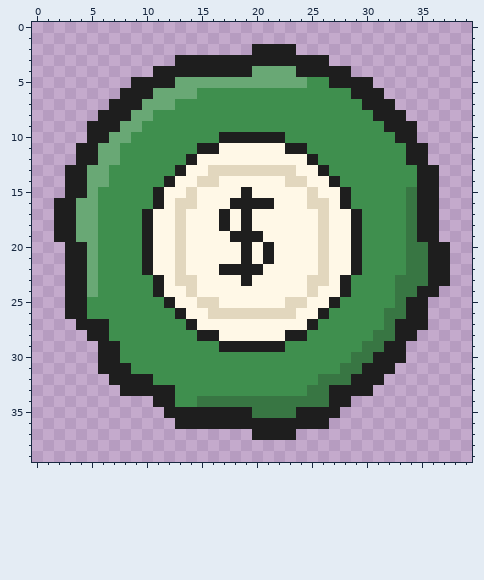
Pixel-art file: art/notas/selos/selo_dinheiro.aseprite. Above, as it was before the edit.
40x40 pixels, 1 frame.
Once edited:
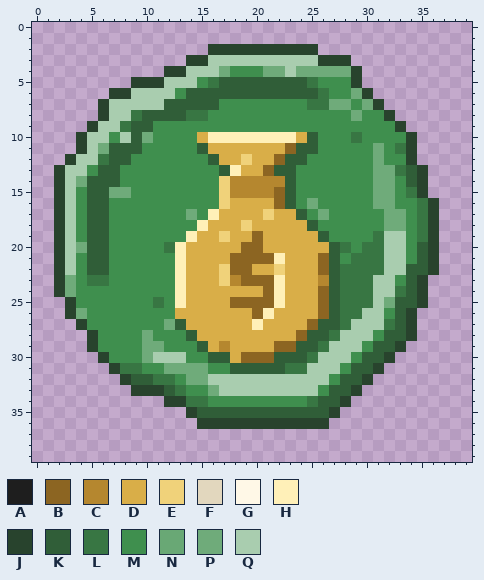
Palette (. is transparent): A #1e1e1e  B #8c6522  C #b5872f  D #d9ae48  E #f0d27a  F #e2d7be  G #fff8e7  H #fff0b8  J #28432d  K #305e38  L #387643  M #3f8f4e  N #69a875  P #6fab7a  Q #a9cdaf
Diff:
--- layers "DESENHO", "CERA"
@@ x 0..39 @@
  1 ........................................
- 2 ....................AAAA................
- 3 .............AAAAAAAAAAAAAA.............
- 4 ...........AAAAAAAAANNNNAAAAA...........
- 5 .........AAAANNNNNNNNNNNNMMAAAA.........
- 6 ........AAANNNNMMMMMMMMMMMMMMAAA........
- 7 .......AAANNNMMMMMMMMMMMMMMMMMAAA.......
- 8 ......AAANNMMMMMMMMMMMMMMMMMMMMAAA......
- 9 .....AAANNMMMMMMMMMMMMMMMMMMMMMMAAA.....
-10 .....AANNMMMMMMMMAAAAAAMMMMMMMMMMAA.....
-11 ....AANNMMMMMMMAAGGGGGGAAMMMMMMMMMAA....
-12 ....AANNMMMMMMAGGGGGGGGGGAMMMMMMMMAA....
-13 ...AANNMMMMMMAGGFFFFFFFFGGAMMMMMMMMAA...
-14 ...AANNMMMMMAGGFFGGGGGGFFGGAMMMMMMMAA...
-15 ...AANMMMMMAGGFGGGGAGGGGGFGGAMMMMMLAA...
-16 ..AANNMMMMMAGFFGGGAAAAGGGFFGAMMMMMLAA...
-17 ..AANNMMMMAGGFGGGAGAGGGGGGFGGAMMMMLAA...
-18 ..AANNMMMMAGGFGGGAGAGGGGGGFGGAMMMMLAA...
-19 ..AANNMMMMAGGFGGGGAAAGGGGGFGGAMMMMLAA...
-20 ...AANMMMMAGGFGGGGGAGAGGGGFGGAMMMMLLAA..
-21 ...AANMMMMAGGFGGGGGAGAGGGGFGGAMMMMLLAA..
-22 ...AANMMMMAGGFGGGAAAAGGGGGFGGAMMMMLLAA..
-23 ...AANMMMMMAGFFGGGGAGGGGGFFGAMMMMLLLAA..
-24 ...AANMMMMMAGGFGGGGGGGGGGFGGAMMMMLLAA...
-25 ...AAMMMMMMMAGGFFGGGGGGFFGGAMMMMMLAA....
-26 ...AAMMMMMMMMAGGFFFFFFFFGGAMMMMMLLAA....
-27 ....AAAMMMMMMMAGGGGGGGGGGAMMMMMMLAAA....
-28 .....AAMMMMMMMMAAGGGGGGAAMMMMMMLLAA.....
-29 ......AAMMMMMMMMMAAAAAAMMMMMMMLLAA......
-30 ......AAMMMMMMMMMMMMMMMMMMMMMLLAAA......
-31 ......AAAMMMMMMMMMMMMMMMMMMMLLAAA.......
-32 .......AAAAMMMMMMMMMMMMMMMLLLAAA........
-33 ........AAAAAMMMMMMMMMMMMLLAAAA.........
-34 ...........AAMMLLLLLLLLLLLLAA...........
-35 ............AAAAAAAALLLLAAAA............
-36 .............AAAAAAAAAAAAAA.............
-37 ....................AAAA................
+ 2 ................JJJJJJJJJJ..............
+ 3 ..............JJQQQQQQQQQQJJJ...........
+ 4 ............JJQQQPMMMPPQPPPPPJ..........
+ 5 .........JJJQQQMLKKKKKKKKLMMMJ..........
+ 6 .......JJQQQQMKKKKKKKKKKKKLMMPJ.........
+ 7 ......JQQQQQKKKKKMMMMMMMMLLPPMPJ........
+ 8 ......JQQLKKKKLLMMMMMMMMMMMMMPMMJ.......
+ 9 .....JQQLKKMMMMMMMMMMMMMMMMMMMMMMJ......
+10 ....JQQMQKPMMMMDHHHHHHHHDKMMMLMMMMJ.....
+11 ....JQPKKKMMMMMKDDDDDDDBKKMMMMMPMLJ.....
+12 ...JQQLKKMMMMMMMKDDEDDBKKMMMMMMPMMJ.....
+13 ..JQQMKKMMMMMMMMMKHDDBKKMMMMMMMPPLKJ....
+14 ..JQPKKKMMMMMMMMMECCCCCKMMMMMMMPPMKJ....
+15 ..JQMKKPPMMMMMMMMECCCCBKMMMMMMMPPMLJ....
+16 ..JQMKKMMMMMMMMMMEDDDDBKMPMMMMMPPMMLJ...
+17 ..JQMKKMMMMMMMPMHDDDDEDDKMPMMMMMPPMLJ...
+18 ..JQMKKMMMMMMMMHDDDEDDDDDKMMMMMMPPMLJ...
+19 ..JQMKKMMMMMMMHDDEDDBDDDDDKMMMMLQQMLJ...
+20 ..JQPKKMMMMMLHDDDDDBBDDDDDDKLMLLQQMKJ...
+21 ..JQMKKMMMMMMHDDDDBBBBHDDDBKMLLLQQMKJ...
+22 ..JQMKKMMMMMMHDDDEBBDDEDDDBKLLLLQQKKJ...
+23 ..JPMLLMMMMMMHDDDECBBBHDDDCKLLLQQMKJ....
+24 ..JPMMMMMMMMMHDDDDDDDBHDDDBKLLLQQLKJ....
+25 ...JMMMMMMMLMHDDDDBBBBHDDDBKLLLQPKKJ....
+26 ...JPMMMMMMMMDDDDDDDBHDDDDBKLLQQMKJ.....
+27 ....JMMMMMMMPKDDDDDDHDDDDBKKLQQQLKJ.....
+28 .....JMMMMPMMMKDDDDDDDDDBKKLQQQMKKJ.....
+29 .....JMMMMPPMMMKDCDDDDBBKKLQQQMKKJ......
+30 ......JMMMPQQQMMKKDBBBKKKLQQQMKKJ.......
+31 .......JLLMMPPPPMMKKKKKLLQQQMKKJ........
+32 ........JKKLLMPPQQQQQQQQQQQMKKJ.........
+33 .........JJJKLMMPQQQQQQQQQMKKJ..........
+34 ............JJLLMMMMMMMMMLKKJ...........
+35 ..............JKKKKKKKKKKKKJ............
+36 ...............JJJJJJJJJJJJ.............
+37 ........................................
 38 ........................................
Changed places in both pictures, as pixel boxes (x1, y1, x2, y2):
changed: (54, 44, 450, 440)
